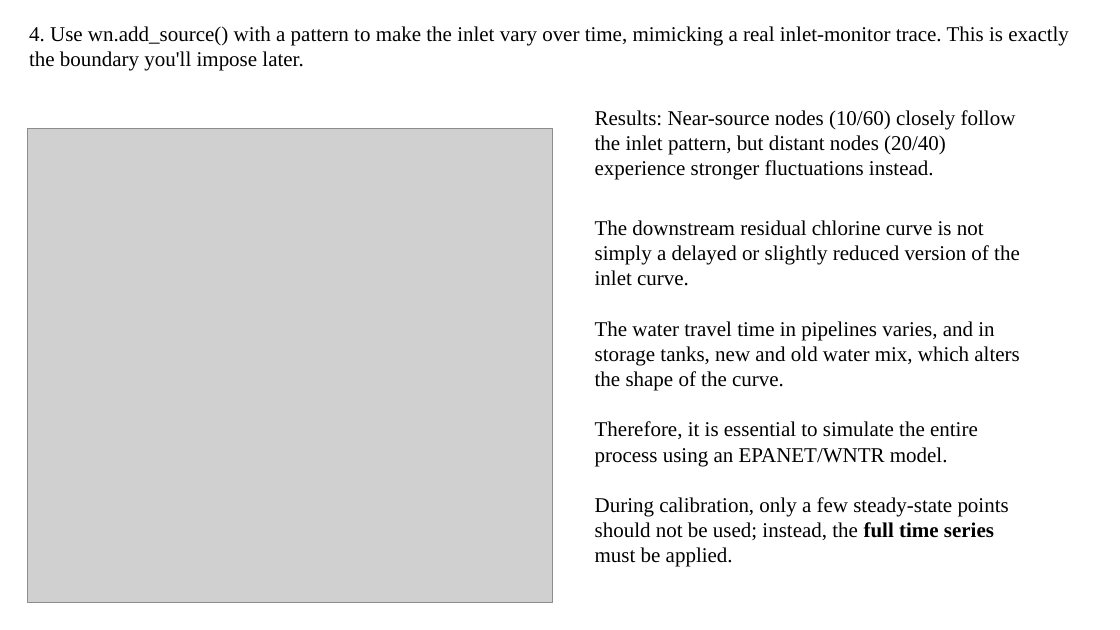
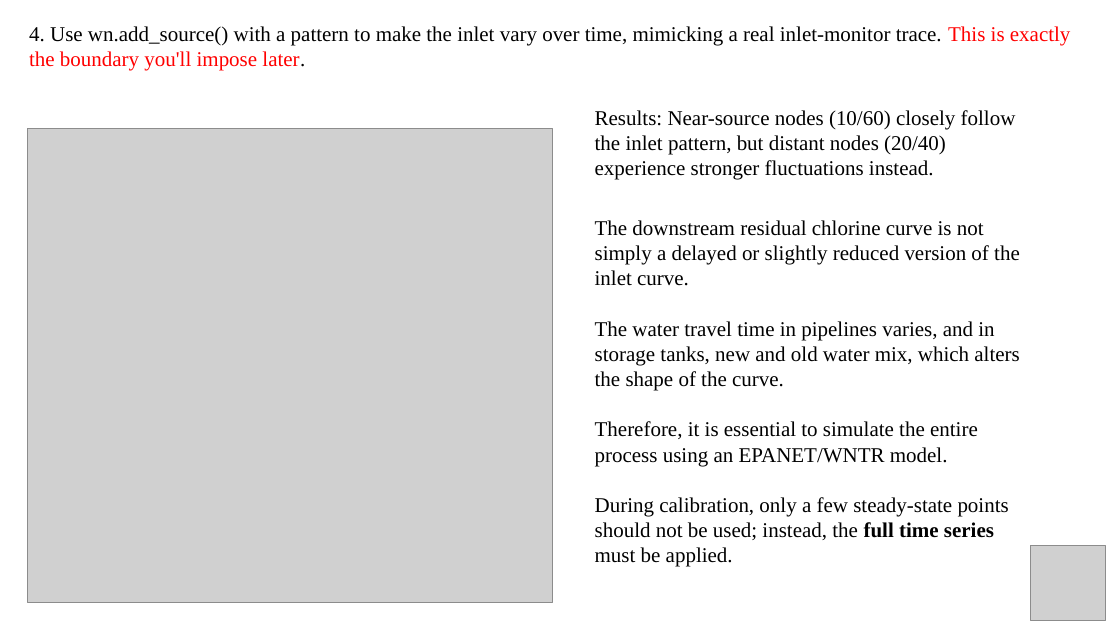
Before and after one commit to Strongxlb/Graduation-Project, a slide deck: slide 9 of meetings/我/6.2.pptx. Drawn at 1120x630 pixels with LibreOffice and Linux fonts; fonts in the diff are those of the drawing; grey boxes stand for pictures. Boxes give left, top, right and bottom in pixels: in the first picture for what was removed or moved away, otherwise in the second. Text is boxed around its words. In the diff, an @@ line names an element or a change of style, - is before the commit and + after.

```diff
--- a/meetings/我/6.2.pptx
+++ b/meetings/我/6.2.pptx
@@ text "4. Use wn.add_source() with a ..." at box(29, 26, 1071, 71): text colour #000000 to #FF0000 in "This is exactly the boundary you'll impose ..." @@
@@ picture added at box(1031, 545, 1106, 620) @@
```
Also in this commit, not shown: 11 other slides changed, 42 other files.
